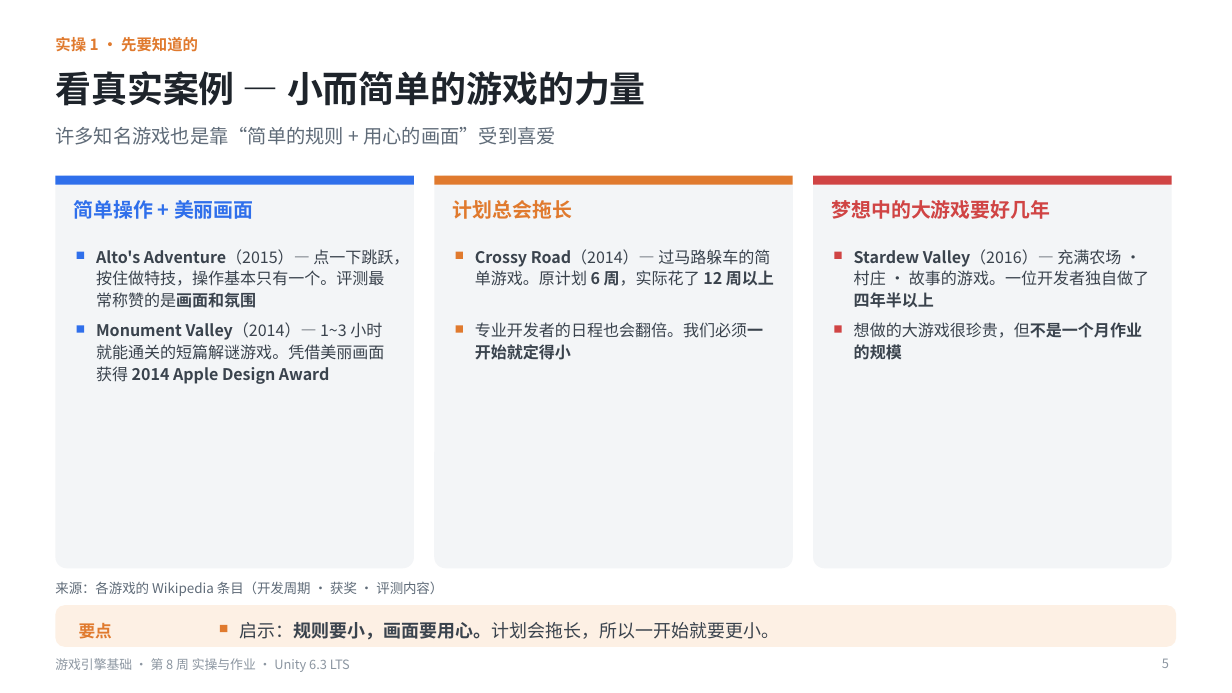
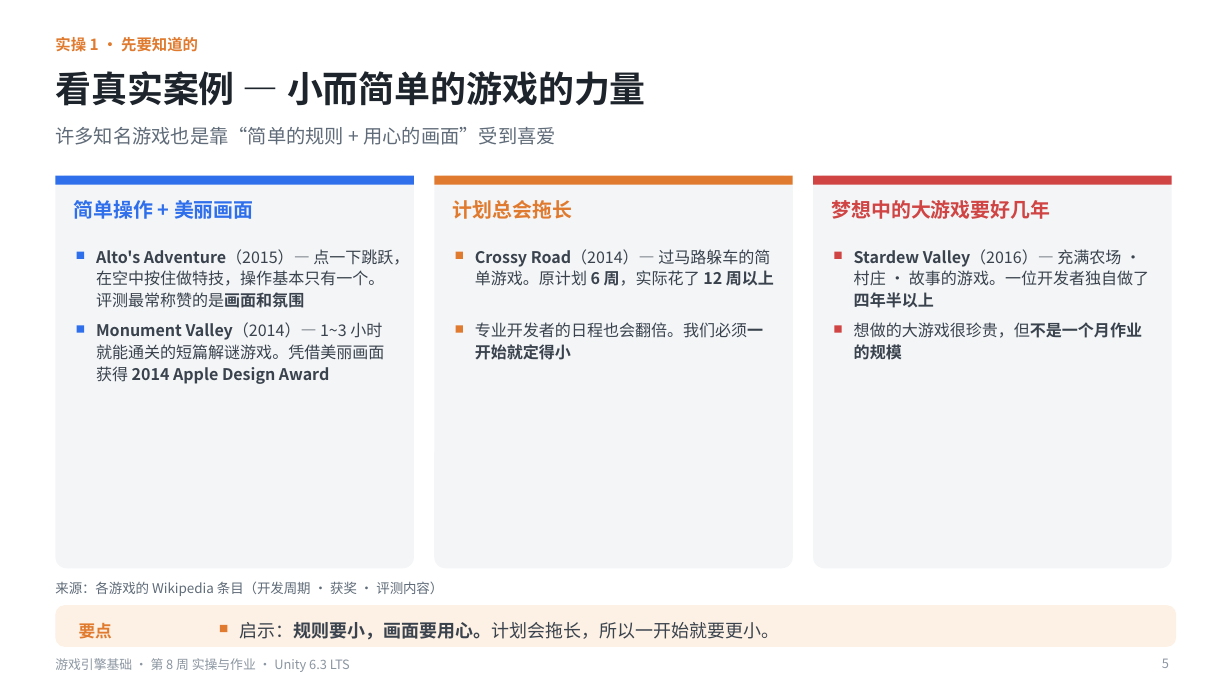
Before and after one commit to iplay-garden/game-engine-basics, a slide deck: slide 5 of 8주차/简体中文/游戏引擎基础_第8周_实操与作业指南_简体中文.pptx. Drawn at 1232x693 pixels with LibreOffice and Linux fonts; fonts in the diff are those of the drawing. Boxes give left, top, right and bottom in pixels: in the first picture for what was removed or moved away, otherwise in the second. Text is boxed around its words. In the diff, an @@ line names an element or a change of style, - is before the commit and + after.

```diff
--- a/8주차/简体中文/游戏引擎基础_第8周_实操与作业指南_简体中文.pptx
+++ b/8주차/简体中文/游戏引擎基础_第8周_实操与作业指南_简体中文.pptx
@@ text at (96, 249, 409, 308): text changed @@
-Alto's Adventure（2015）— 点一下跳跃，按住做特技，操作基本只有一个。评测最常称赞的是画面和氛围
+Alto's Adventure（2015）— 点一下跳跃，在空中按住做特技，操作基本只有一个。评测最常称赞的是画面和氛围
```
Also in this commit, not shown: 3 other slides changed, 3 other files.
